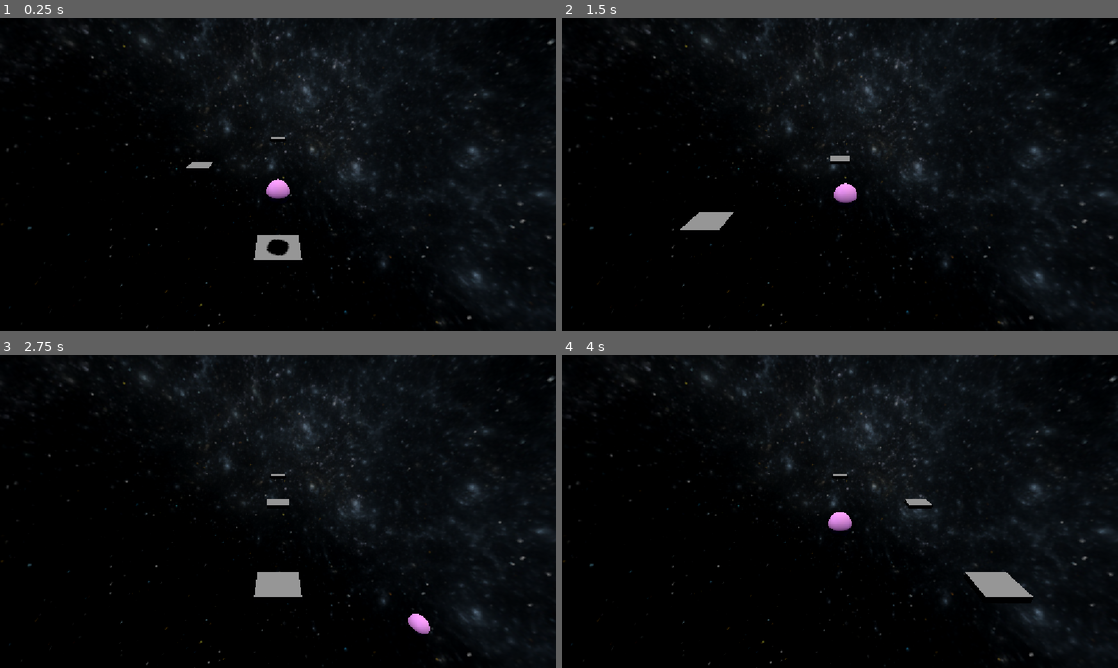
Above: before the commit, frames 1-4 (two rows, left to right).
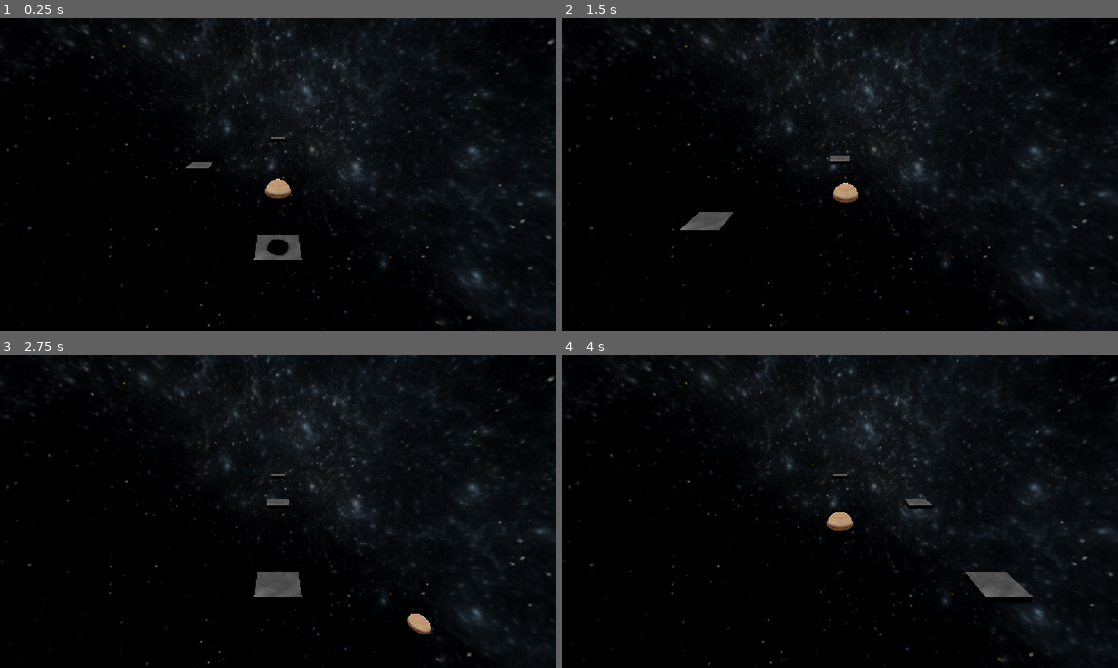
Above: after the commit, the same moments.

Repository: AnCarsenat/DopamineBounce
Game: Godot game, scene res://bounce_game.tscn
Two runs of this game, one before a commit and one after it. Both use one fixed random seed, a clock stepped at 60 frames per second and the inputs below.
Inputs (mouse positions are in pixels of both pictures, inside the frame that each line leads up to):
- Up to frame 1 (0.25 s): no input
- Up to frame 2 (1.5 s): move the mouse to (962, 158) at 0.52 s; hold Right (ui_right) 0.53-1.28 s; click (962, 158) at 0.67 s; move the mouse to (728, 190) at 1.27 s; hold Left (ui_left) from 1.28 s (still down)
- Up to frame 3 (2.75 s): move the mouse to (333, 442) at 2.02 s; release Left (ui_left) at 2.03 s; hold Right (ui_right) from 2.03 s (still down)
- Up to frame 4 (4 s): move the mouse to (812, 574) at 2.77 s; click (812, 574) at 2.92 s; move the mouse to (1006, 558) at 3.52 s; release Right (ui_right) at 3.53 s; hold Left (ui_left) from 3.53 s (still down)

The runs differ from the first frame. In frame 1, 0.8% of the frame differs, in the area x 33-55%, y 38-78%; in frame 2, 0.7%; in frame 3, 0.9%; in frame 4, 1.0%, in the area x 47-85%, y 38-78%.

Commit message:
Add planetary textures to bounce game
Apply Jupiter and Moon textures to the ball and platforms, and simplify the bounce collision comment.

Diff:
--- a/dopamine-bouce/ball.gd
+++ b/dopamine-bouce/ball.gd
@@ -19,16 +19,16 @@
 
 
 func _physics_process(delta: float) -> void:
-	# 1. Apply constant downward gravity
+
 	velocity.y -= gravity * delta
 
-	# 2. Smoothly move horizontally toward the target lane
+
 	global_position.x = lerpf(global_position.x, lanes[current_lane], switch_speed * delta)
 
-	# 3. Move the character
+
 	move_and_slide()
 
-	# 4. Trigger the upward bounce the exact frame it touches a tile
+	# 4 Bounce on collision
 	if is_on_floor():
 		velocity.y = bounce_velocity
 		if not spawner.started:
@@ -47,5 +47,6 @@
 
 
 
+
 func _on_death_plane_body_entered(body: Node3D) -> void:
 	get_tree().reload_current_scene()
--- a/dopamine-bouce/bounce_game.tscn
+++ b/dopamine-bouce/bounce_game.tscn
@@ -1,32 +1,24 @@
 [gd_scene format=3 uid="uid://bctbs3vvobpj4"]
 
-[ext_resource type="Shader" uid="uid://nmjys4mjagdx" path="res://clicker_game_edge_shader.gdshader" id="1_563ag"]
 [ext_resource type="Script" uid="uid://jfpv6gc8y0hg" path="res://ball.gd" id="1_wg2lm"]
 [ext_resource type="Script" uid="uid://bnyiykoq2xbes" path="res://tile_spawning.gd" id="2_wg2lm"]
+[ext_resource type="Texture2D" uid="uid://ctvf0d8i4xl08" path="res://jupiter.webp" id="3_i27p3"]
 [ext_resource type="Texture2D" uid="uid://cu4215d8chbu1" path="res://starfield.jpg" id="4_i27p3"]
+[ext_resource type="Texture2D" uid="uid://cn8w2p8ltpfh5" path="res://moon.jpg" id="4_yugjq"]
 
-[sub_resource type="ShaderMaterial" id="ShaderMaterial_ckion"]
-render_priority = 0
-shader = ExtResource("1_563ag")
-shader_parameter/edge_color = Color(0, 0, 0, 1)
-shader_parameter/threshold = 0.0
-shader_parameter/blend = 0.1
-shader_parameter/enable_depth_pass = true
-shader_parameter/threshold_depth = 0.0
-shader_parameter/blend_depth = 0.01
-shader_parameter/distance_fade_length = 50.0
-shader_parameter/distance_fade_blend = 20.0
-
-[sub_resource type="StandardMaterial3D" id="StandardMaterial3D_m6kx8"]
-next_pass = SubResource("ShaderMaterial_ckion")
-albedo_color = Color(1, 0.627451, 1, 1)
+[sub_resource type="StandardMaterial3D" id="StandardMaterial3D_yugjq"]
+albedo_texture = ExtResource("3_i27p3")
 
 [sub_resource type="SphereMesh" id="SphereMesh_yff3m"]
-material = SubResource("StandardMaterial3D_m6kx8")
+material = SubResource("StandardMaterial3D_yugjq")
 
 [sub_resource type="SphereShape3D" id="SphereShape3D_m6kx8"]
 
+[sub_resource type="StandardMaterial3D" id="StandardMaterial3D_eifto"]
+albedo_texture = ExtResource("4_yugjq")
+
 [sub_resource type="BoxMesh" id="BoxMesh_m6kx8"]
+material = SubResource("StandardMaterial3D_eifto")
 size = Vector3(1.9688721, 0.3244629, 1.5187988)
 
 [sub_resource type="ConcavePolygonShape3D" id="ConcavePolygonShape3D_563ag"]
Binary file added: dopamine-bouce/jupiter.webp
Not shown, added: dopamine-bouce/jupiter.webp.import
Binary file added: dopamine-bouce/moon.jpg
Not shown, added: dopamine-bouce/moon.jpg.import
